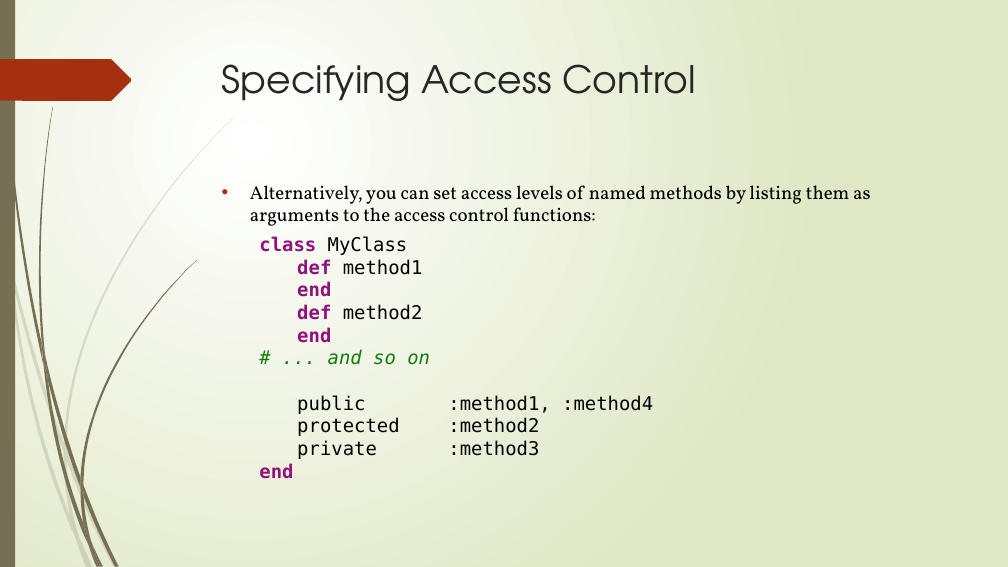
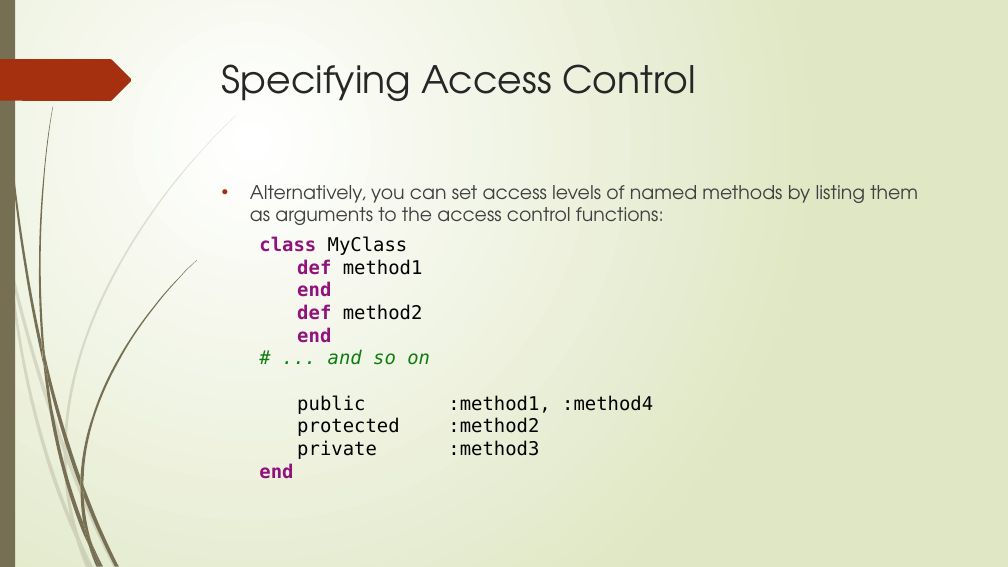
Before and after one commit to angelmoralesb/Fedesoft, a slide deck: slide 9 of ProyectoRuby/PresentacionRuby.pptx (slide 11 before the commit). Drawn at 1008x567 pixels with LibreOffice and Linux fonts; fonts in the diff are those of the drawing. Boxes give left, top, right and bottom in pixels: in the first picture for what was removed or moved away, otherwise in the second. Text is boxed around its words. In the diff, an @@ line names an element or a change of style, - is before the commit and + after.

```diff
--- a/ProyectoRuby/PresentacionRuby.pptx
+++ b/ProyectoRuby/PresentacionRuby.pptx
@@ text "Alternatively, you can set access ..." at [250,185,918,225]: font Vollkorn to TeX Gyre Adventor, text colour #000000 to #404040 @@
```
Also in this commit, not shown: 9 other slides changed, 30 slides added, 3 slides removed, 1 other file.
